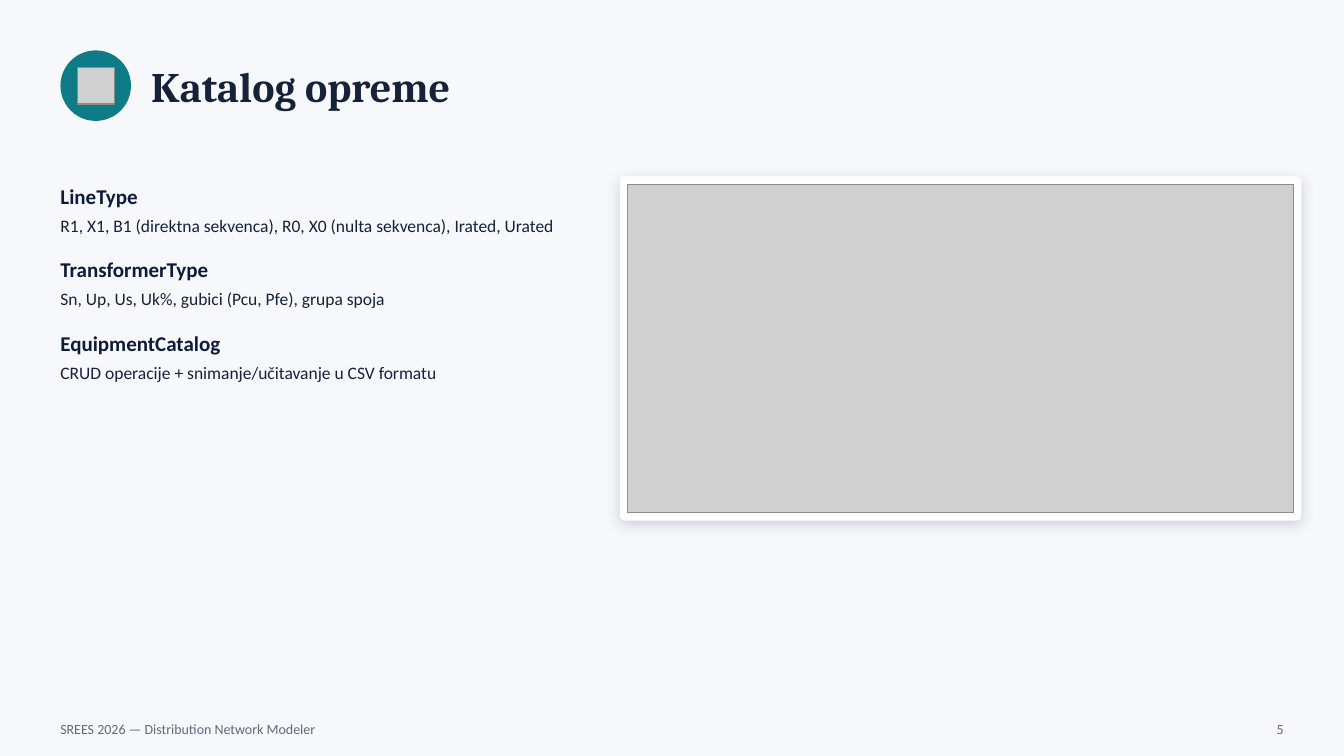
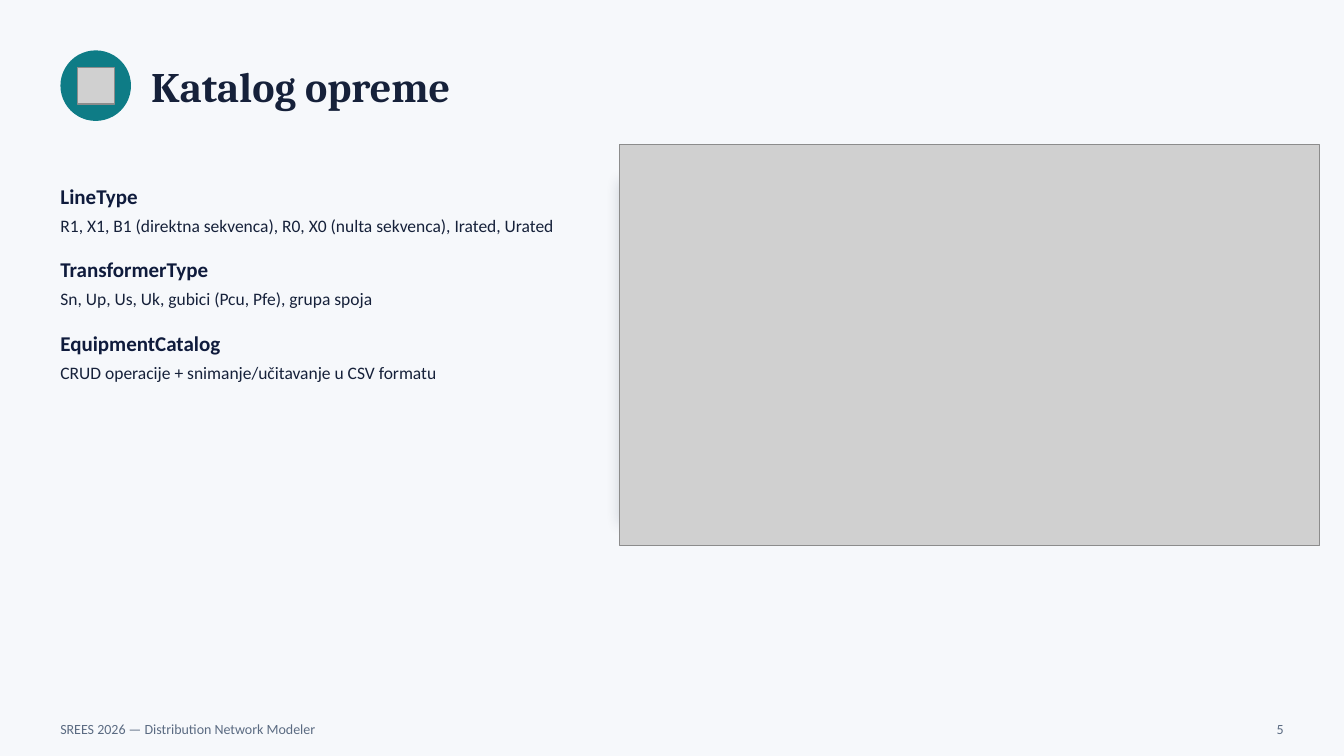
Before and after one commit to Namik-C/SREES_2026_Jamak_GUIaplikacija_DNM, a slide deck: slide 4 of presentation/Prezentacija.pptx (slide 5 before the commit). Drawn at 1344x756 pixels with LibreOffice and Linux fonts; fonts in the diff are those of the drawing; grey boxes stand for pictures. Boxes give left, top, right and bottom in pixels: in the first picture for what was removed or moved away, otherwise in the second. Text is boxed around its words. In the diff, an @@ line names an element or a change of style, - is before the commit and + after.

```diff
--- a/presentation/Prezentacija.pptx
+++ b/presentation/Prezentacija.pptx
@@ picture: place and size @@
-picture at bbox=[628, 185, 1294, 512]
+picture at bbox=[620, 145, 1320, 546]
@@ text at bbox=[60, 292, 372, 308]: text changed @@
-Sn, Up, Us, Uk%, gubici (Pcu, Pfe), grupa spoja
+Sn, Up, Us, Uk, gubici (Pcu, Pfe), grupa spoja
```
Also in this commit, not shown: 2 other slides changed, 2 slides removed.
